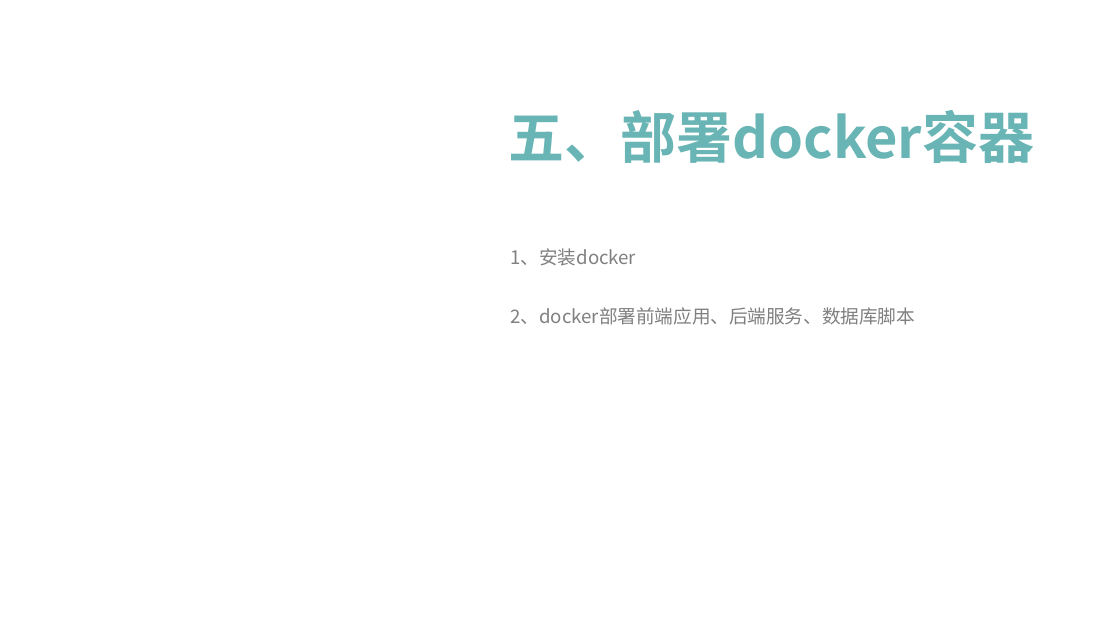
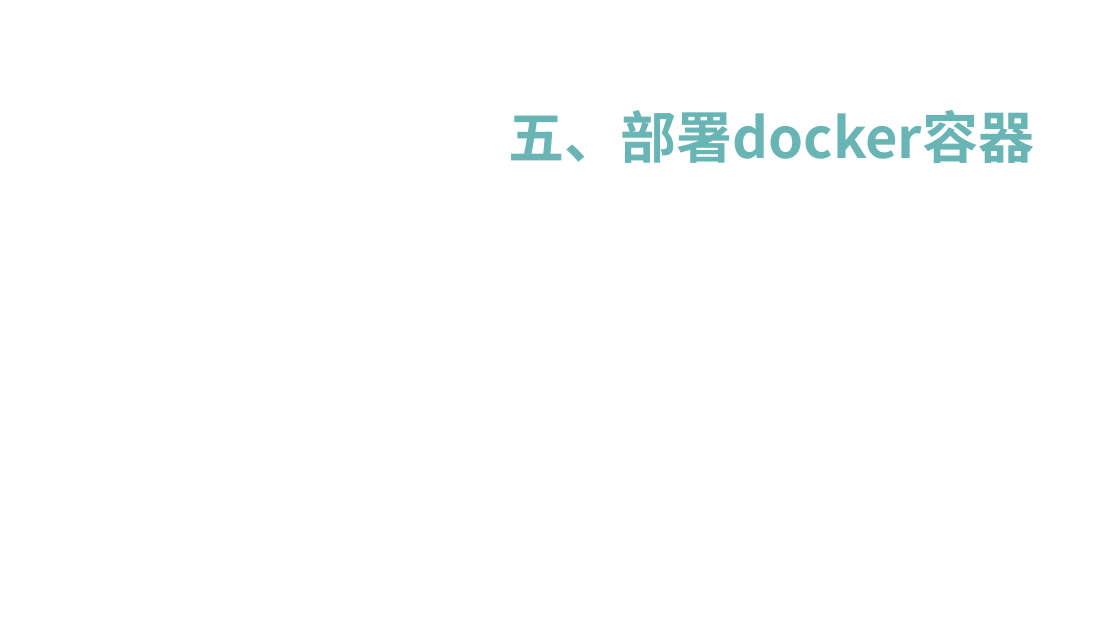
Before and after one commit to chenqiuli/maizuo-app, a slide deck: slide 23 of UML图/MongoDB期末大作业项目效果展示.pptx. Drawn at 1120x630 pixels with LibreOffice and Linux fonts; fonts in the diff are those of the drawing; background and template pictures are left out. Boxes give left, top, right and bottom in pixels: in the first picture for what was removed or moved away, otherwise in the second. Text is boxed around its words. In the diff, an @@ line names an element or a change of style, - is before the commit and + after.

```diff
--- a/UML图/MongoDB期末大作业项目效果展示.pptx
+++ b/UML图/MongoDB期末大作业项目效果展示.pptx
@@ text removed at box(510, 248, 636, 266) @@
-  1、安装docker
@@ text removed at box(510, 307, 915, 325) @@
-  2、docker部署前端应用、后端服务、数据库脚本
```
Also in this commit, not shown: 2 slides added, 2 slides removed, 2 other files.
